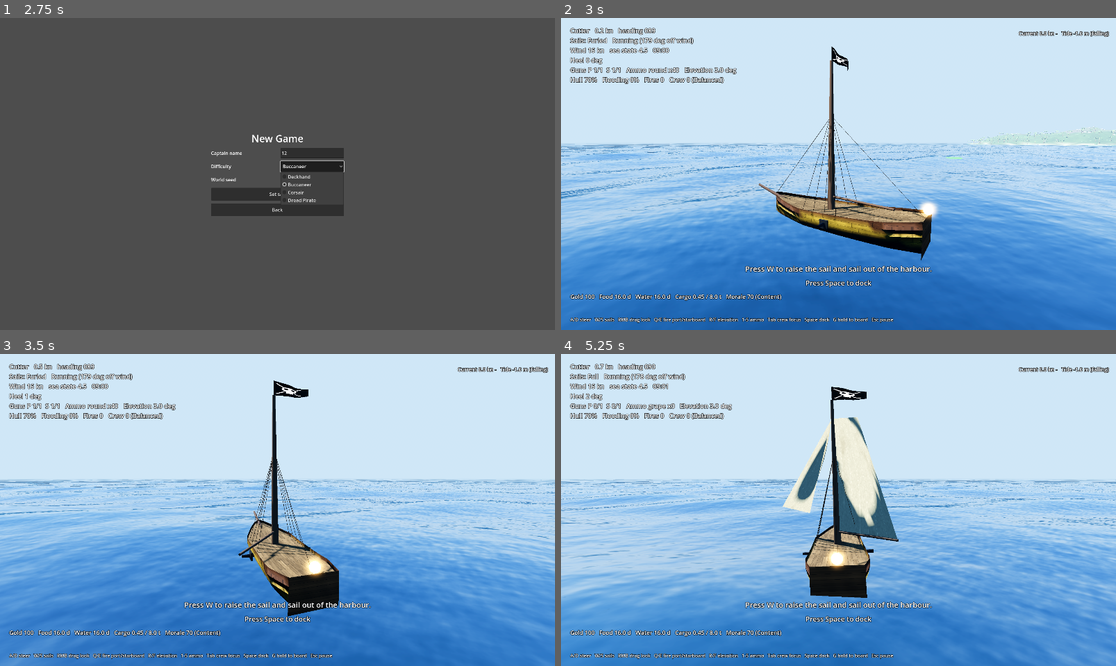
Above: before the commit, frames 1-4 (two rows, left to right).
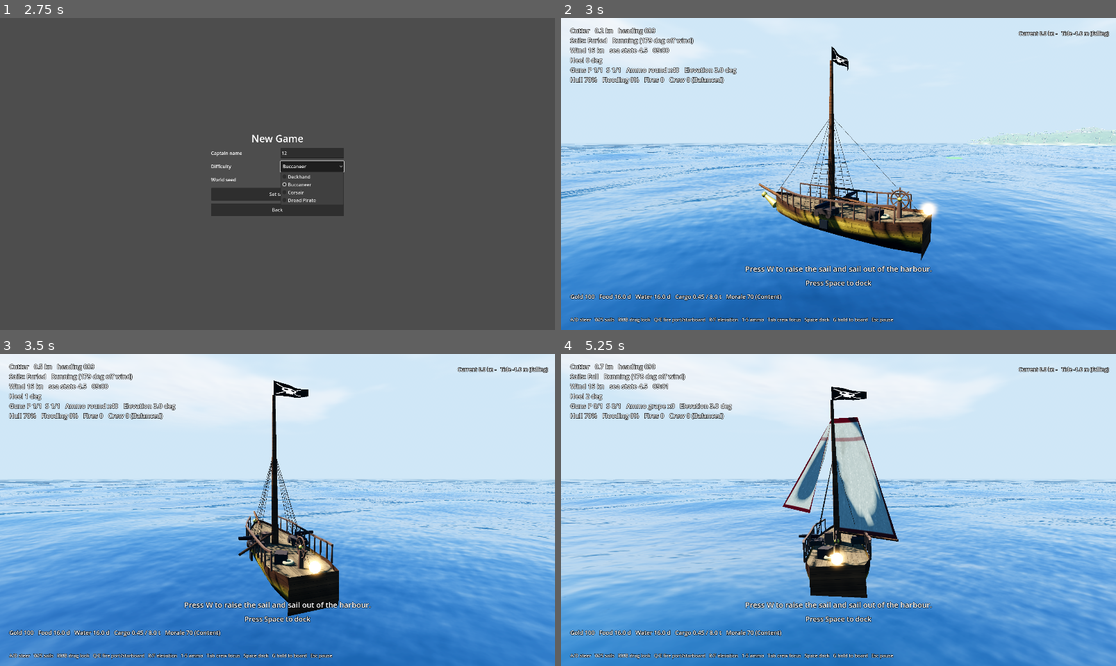
Above: after the commit, the same moments.

Repository: xsevcikr/Pirate_Empire
Game: Godot game, scene res://scenes/main_menu.tscn
The game is run twice, just before and just after one commit, with the same random seed, the same clock (stepped at 60 frames per second) and the same inputs.
Inputs (mouse positions are in pixels of both pictures, inside the frame that each line leads up to):
- Up to frame 1 (2.75 s): click "New Game" at 0.5 s; click (310, 152) at 1.27 s; type "12" at 1.35 s; click "Buccaneer" at 2 s
- Up to frame 2 (3 s): click "Set sail" at 2.75 s
- Up to frame 3 (3.5 s): no input
- Up to frame 4 (5.25 s): tap W (sail_up) at 3.5, 4.25, 5 s; move the mouse to (960, 494) at 3.52 s; hold D (steer_right) 3.53-4.25 s; tap 1 (ammo_1) at 3.6 s; click (960, 494) at 3.67 s; drag from (727, 525) to (810, 572) at 4.27 s; move the mouse to (894, 441) at 5.02 s; hold D (steer_right) from 5.03 s (still down); tap 3 (ammo_3) at 5.1 s

Frame 1 is identical in both runs. In frame 2, 2.9% of the frame differs, in the area x 0-66%, y 0-73%; in frame 3, 5.6%; in frame 4, 8.8%, in the area x 0-76%, y 0-73%.

Commit message:
Art pass: ship detail (rails, gun carriages, ratlines, stern gallery, figurehead), trimmed sails, brighter sea, cloud layer
Co-Authored-By: Claude Sonnet 5.5 <noreply@anthropic.com>
Claude-Session: https://claude.ai/code/session_01QPePgSLxAzefimQUZhyTmj

Diff:
--- a/scenes/world.gd
+++ b/scenes/world.gd
@@ -129,6 +129,9 @@
 	day_night.env = env
 	day_night.sky_material = sky_mat
 	day_night.ocean = ocean
+	var clouds := CloudLayer.new()
+	add_child(clouds)
+	day_night.clouds = clouds
 	add_child(day_night)
 
 	hud = SailingHud.new()
--- /dev/null
+++ b/shaders/clouds.gdshader
@@ -0,0 +1,53 @@
+shader_type spatial;
+render_mode unshaded, cull_disabled, depth_draw_never, blend_mix, fog_disabled;
+// A drifting layer of cumulus on a huge flat quad that follows the camera. Lit by colours the day cycle sets.
+
+uniform vec3 lit_color : source_color = vec3(1.0, 1.0, 1.0);
+uniform vec3 shade_color : source_color = vec3(0.62, 0.7, 0.82);
+uniform float coverage : hint_range(0.0, 1.0) = 0.5;
+uniform float cloud_time = 0.0;
+uniform vec2 wind_dir = vec2(1.0, 0.3);
+uniform float horizon_fade = 9000.0;
+
+varying vec3 v_world;
+
+float hash(vec2 p) {
+	return fract(sin(dot(p, vec2(127.1, 311.7))) * 43758.5453);
+}
+
+float noise(vec2 p) {
+	vec2 i = floor(p);
+	vec2 f = fract(p);
+	f = f * f * (3.0 - 2.0 * f);
+	return mix(mix(hash(i), hash(i + vec2(1.0, 0.0)), f.x), mix(hash(i + vec2(0.0, 1.0)), hash(i + vec2(1.0, 1.0)), f.x), f.y);
+}
+
+float fbm(vec2 p) {
+	float v = 0.0;
+	float a = 0.5;
+	for (int i = 0; i < 5; i++) {
+		v += a * noise(p);
+		p = p * 2.03 + vec2(17.1, 3.7);
+		a *= 0.5;
+	}
+	return v;
+}
+
+void vertex() {
+	v_world = (MODEL_MATRIX * vec4(VERTEX, 1.0)).xyz;
+}
+
+void fragment() {
+	vec2 p = v_world.xz * 0.00045 + wind_dir * cloud_time * 0.002;
+	float d = fbm(p);
+	float c = smoothstep(1.0 - coverage - 0.08, 1.0 - coverage + 0.22, d);
+	// sun-facing edges are bright, cores shaded: sample a little toward the light
+	float d2 = fbm(p + vec2(0.012, -0.008));
+	float shade = clamp((d - d2) * 9.0 + 0.5, 0.0, 1.0);
+	vec3 col = mix(lit_color, shade_color, shade * 0.75 * c);
+	vec3 cam = (INV_VIEW_MATRIX * vec4(0.0, 0.0, 0.0, 1.0)).xyz;
+	float dist = distance(v_world.xz, cam.xz);
+	float fade = 1.0 - smoothstep(horizon_fade * 0.35, horizon_fade, dist);
+	ALBEDO = col;
+	ALPHA = c * fade * 0.92;
+}
--- a/shaders/ocean.gdshader
+++ b/shaders/ocean.gdshader
@@ -8,8 +8,8 @@
 uniform vec4 wave_a[12];
 uniform vec4 wave_b[12];
 uniform float ocean_time = 0.0;
-uniform vec3 shallow_color : source_color = vec3(0.1, 0.62, 0.62);
-uniform vec3 deep_color : source_color = vec3(0.012, 0.075, 0.15);
+uniform vec3 shallow_color : source_color = vec3(0.08, 0.78, 0.74);
+uniform vec3 deep_color : source_color = vec3(0.01, 0.16, 0.30);
 uniform vec3 sky_color : source_color = vec3(0.55, 0.7, 0.9);
 uniform vec3 foam_color : source_color = vec3(0.95, 0.97, 1.0);
 uniform float fade_start = 900.0;
--- a/shaders/sail.gdshader
+++ b/shaders/sail.gdshader
@@ -7,7 +7,9 @@
 uniform float damage : hint_range(0.0, 1.0) = 0.0;
 uniform vec3 bulge_dir = vec3(0.0, 0.0, -1.0);
 uniform float bulge_depth = 2.0;
-uniform vec3 canvas_color : source_color = vec3(0.80, 0.72, 0.55);
+uniform vec3 canvas_color : source_color = vec3(0.80, 0.76, 0.64);
+uniform vec3 trim_color : source_color = vec3(0.42, 0.05, 0.04);
+uniform float trim_width = 0.045;
 uniform vec3 stain_color : source_color = vec3(0.55, 0.45, 0.32);
 uniform float time_offset = 0.0;
 
@@ -56,6 +58,11 @@
 	// Seams between canvas panels
 	float seam = smoothstep(0.02, 0.0, abs(fract(v_uv.x * 7.0) - 0.5) - 0.48);
 	col *= 1.0 - 0.18 * seam;
+	// red bolt-rope border and a reef band, like the sails in the reference pictures
+	float edge_d = min(min(v_uv.x, 1.0 - v_uv.x), min(v_uv.y, 1.0 - v_uv.y));
+	float trim = smoothstep(trim_width, trim_width - 0.012, edge_d);
+	float reef = smoothstep(0.012, 0.0, abs(v_uv.y - 0.82) - 0.01) * 0.35;
+	col = mix(col, trim_color * (0.9 + 0.2 * weave), max(trim, reef));
 	float hole = fbm(v_uv * 9.0 + 7.0);
 	if (hole < damage * 0.55) {
 		discard;
@@ -64,5 +71,5 @@
 	col = mix(vec3(0.1, 0.07, 0.04), col, edge);
 	ALBEDO = col;
 	ROUGHNESS = 0.95;
-	BACKLIGHT = col * 0.9;
+	BACKLIGHT = col * 0.3;
 }
--- /dev/null
+++ b/src/ships/ship_detail.gd
@@ -0,0 +1,283 @@
+class_name ShipDetail
+extends RefCounted
+## The small things that make a deck read as a deck in the reference pictures: raised rails with balusters,
+## cannons on wooden carriages and wheels, a helm, barrels and crates, a gilded stern gallery with windows,
+## lanterns and a carved figurehead. Repeated parts are MultiMeshes so a ship stays a handful of draw calls.
+
+const BALUSTER_GAP_M: float = 0.8
+const RAIL_H_M: float = 0.95
+
+
+static func build(root: Node3D, stats: ShipStats) -> void:
+	var wood := _std(Color(0.34, 0.2, 0.1), 0.85)
+	var dark := _std(Color(0.2, 0.12, 0.06), 0.9)
+	var gold := _std(Color(0.86, 0.66, 0.2), 0.35, 0.8)
+	_rails(root, stats, wood)
+	_gun_carriages(root, stats, dark)
+	_helm(root, stats, wood, gold)
+	_deck_props(root, stats, wood, dark)
+	if stats.length_m > 30.0:
+		_stern_gallery(root, stats, dark, gold)
+	_figurehead(root, stats, gold, wood)
+
+
+static func _std(c: Color, rough: float, metal: float = 0.0) -> StandardMaterial3D:
+	var m := StandardMaterial3D.new()
+	m.albedo_color = c
+	m.roughness = rough
+	m.metallic = metal
+	return m
+
+
+static func _multi(root: Node3D, mesh: Mesh, mat: Material, xforms: Array[Transform3D]) -> void:
+	if xforms.is_empty():
+		return
+	var mm := MultiMesh.new()
+	mm.transform_format = MultiMesh.TRANSFORM_3D
+	mm.mesh = mesh
+	mm.instance_count = xforms.size()
+	for i in xforms.size():
+		mm.set_instance_transform(i, xforms[i])
+	var mi := MultiMeshInstance3D.new()
+	mi.multimesh = mm
+	mi.material_override = mat
+	root.add_child(mi)
+
+
+# ---- rails -------------------------------------------------------------------------------------------------
+
+static func _rails(root: Node3D, stats: ShipStats, wood: Material) -> void:
+	var post := CylinderMesh.new()
+	post.top_radius = 0.045
+	post.bottom_radius = 0.06
+	post.height = RAIL_H_M
+	post.radial_segments = 6
+	var cap := BoxMesh.new()
+	cap.size = Vector3(0.12, 0.1, BALUSTER_GAP_M * 1.02)
+	var posts: Array[Transform3D] = []
+	var caps: Array[Transform3D] = []
+	var count: int = int(stats.length_m * 0.74 / BALUSTER_GAP_M)
+	for i in count + 1:
+		var t: float = 0.14 + 0.74 * float(i) / float(count)
+		var z: float = lerpf(-0.5, 0.5, t) * stats.length_m
+		var t2: float = 0.14 + 0.74 * float(i + 1) / float(count)
+		var w: float = ShipVisuals.half_width(stats, t) * 0.965
+		var y: float = ShipVisuals.top_height(stats, t)
+		var w2: float = ShipVisuals.half_width(stats, t2) * 0.965
+		var y2: float = ShipVisuals.top_height(stats, t2)
+		var z2: float = lerpf(-0.5, 0.5, t2) * stats.length_m
+		for side in [-1.0, 1.0]:
+			posts.append(Transform3D(Basis(), Vector3(side * w, y + RAIL_H_M * 0.5 - 0.05, z)))
+			if i < count:
+				var a := Vector3(side * w, y + RAIL_H_M, z)
+				var b := Vector3(side * w2, y2 + RAIL_H_M, z2)
+				var basis := Basis.looking_at((b - a).normalized(), Vector3.UP)
+				caps.append(Transform3D(basis.scaled(Vector3(1, 1, a.distance_to(b) / BALUSTER_GAP_M)), (a + b) * 0.5))
+	_multi(root, post, wood, posts)
+	_multi(root, cap, wood, caps)
+
+
+# ---- cannons on carriages ----------------------------------------------------------------------------------
+
+static func _gun_carriages(root: Node3D, stats: ShipStats, dark: Material) -> void:
+	var carriage := BoxMesh.new()
+	carriage.size = Vector3(0.95, 0.32, 1.25)
+	var wheel := CylinderMesh.new()
+	wheel.top_radius = 0.19
+	wheel.bottom_radius = 0.19
+	wheel.height = 0.1
+	wheel.radial_segments = 10
+	var barrel := CylinderMesh.new()
+	barrel.top_radius = 0.1
+	barrel.bottom_radius = 0.17
+	barrel.height = 1.35
+	barrel.radial_segments = 10
+	var iron := _std(Color(0.06, 0.06, 0.07), 0.45, 0.7)
+	var cars: Array[Transform3D] = []
+	var wheels: Array[Transform3D] = []
+	var barrels: Array[Transform3D] = []
+	var n: int = stats.guns_per_side
+	for side in 2:
+		var sgn: float = 1.0 if side == 1 else -1.0
+		for g in n:
+			var z: float = lerpf(-0.3, 0.3, 0.5 if n == 1 else g / float(n - 1)) * stats.length_m
+			var t: float = z / stats.length_m + 0.5
+			var x: float = ShipVisuals.half_width(stats, t) * 0.8 * sgn
+			var deck_y: float = ShipVisuals.top_height(stats, t) * 0.88
+			cars.append(Transform3D(Basis(), Vector3(x, deck_y + 0.36, z)))
+			for wz in [-0.45, 0.45]:
+				for wx in [-0.5, 0.5]:
+					wheels.append(Transform3D(Basis(Vector3(0, 0, 1), PI / 2.0), Vector3(x + wx, deck_y + 0.19, z + wz)))
+			barrels.append(Transform3D(Basis(Vector3(0, 0, 1), -sgn * PI / 2.0 + 0.04 * sgn), Vector3(x + sgn * 0.5, deck_y + 0.78, z)))
+	_multi(root, carriage, dark, cars)
+	_multi(root, wheel, dark, wheels)
+	_multi(root, barrel, iron, barrels)
+
+
+# ---- helm, props -------------------------------------------------------------------------------------------
+
+static func _helm(root: Node3D, stats: ShipStats, wood: Material, gold: Material) -> void:
+	var t: float = 0.86
+	var z: float = lerpf(-0.5, 0.5, t) * stats.length_m
+	var base_y: float = ShipVisuals.top_height(stats, t) * 0.88
+	var helm := Node3D.new()
+	helm.position = Vector3(0, base_y, z)
+	root.add_child(helm)
+	var post := MeshInstance3D.new()
+	var pm := CylinderMesh.new()
+	pm.top_radius = 0.12
+	pm.bottom_radius = 0.16
+	pm.height = 1.0
+	post.mesh = pm
+	post.material_override = wood
+	post.position = Vector3(0, 0.5, 0)
+	helm.add_child(post)
+	var ring := MeshInstance3D.new()
+	var tm := TorusMesh.new()
+	tm.inner_radius = 0.5
+	tm.outer_radius = 0.6
+	tm.rings = 18
+	tm.ring_segments = 6
+	ring.mesh = tm
+	ring.material_override = wood
+	ring.rotation_degrees = Vector3(0, 0, 90)
+	ring.position = Vector3(0, 1.15, 0)
+	helm.add_child(ring)
+	var spoke := BoxMesh.new()
+	spoke.size = Vector3(0.06, 0.06, 1.5)
+	for k in 4:
+		var sp := MeshInstance3D.new()
+		sp.mesh = spoke
+		sp.material_override = wood
+		sp.rotation = Vector3(TAU * float(k) / 8.0, 0, 0)
+		sp.position = Vector3(0, 1.15, 0)
+		helm.add_child(sp)
+	var hub := MeshInstance3D.new()
+	var hm := SphereMesh.new()
+	hm.radius = 0.14
+	hm.height = 0.28
+	hub.mesh = hm
+	hub.material_override = gold
+	hub.position = Vector3(0, 1.15, 0)
+	helm.add_child(hub)
+
+
+static func _deck_props(root: Node3D, stats: ShipStats, wood: Material, dark: Material) -> void:
+	var rng := RandomNumberGenerator.new()
+	rng.seed = int(stats.length_m * 100.0)
+	var barrel := CylinderMesh.new()
+	barrel.top_radius = 0.34
+	barrel.bottom_radius = 0.34
+	barrel.height = 0.8
+	barrel.radial_segments = 10
+	var crate := BoxMesh.new()
+	crate.size = Vector3(0.7, 0.6, 0.7)
+	var coil := TorusMesh.new()
+	coil.inner_radius = 0.12
+	coil.outer_radius = 0.34
+	coil.rings = 14
+	coil.ring_segments = 6
+	var rope := _std(Color(0.62, 0.5, 0.3), 0.95)
+	var barrels: Array[Transform3D] = []
+	var crates: Array[Transform3D] = []
+	var coils: Array[Transform3D] = []
+	var n: int = clampi(int(stats.length_m / 6.0), 3, 10)
+	for i in n:
+		var t: float = rng.randf_range(0.2, 0.8)
+		var z: float = lerpf(-0.5, 0.5, t) * stats.length_m
+		var deck_y: float = ShipVisuals.top_height(stats, t) * 0.88
+		var half: float = ShipVisuals.half_width(stats, t) * 0.4
+		var x: float = rng.randf_range(-half, half)
+		match i % 3:
+			0:
+				barrels.append(Transform3D(Basis(), Vector3(x, deck_y + 0.4, z)))
+			1:
+				crates.append(Transform3D(Basis(Vector3.UP, rng.randf() * 3.0), Vector3(x, deck_y + 0.3, z)))
+			2:
+				coils.append(Transform3D(Basis(), Vector3(x, deck_y + 0.12, z)))
+	_multi(root, barrel, wood, barrels)
+	_multi(root, crate, dark, crates)
+	_multi(root, coil, rope, coils)
+
+
+# ---- stern gallery and figurehead -------------------------------------------------------------------------
+
+static func _stern_gallery(root: Node3D, stats: ShipStats, dark: Material, gold: Material) -> void:
+	var F: float = stats.freeboard_m
+	var z: float = stats.length_m * 0.5 + 0.06
+	var glass := StandardMaterial3D.new()
+	glass.albedo_color = Color(1.0, 0.82, 0.45)
+	glass.emission_enabled = true
+	glass.emission = Color(1.0, 0.7, 0.3)
+	glass.emission_energy_multiplier = 1.4
+	var win := BoxMesh.new()
+	win.size = Vector3(0.7, 0.9, 0.1)
+	var frame := BoxMesh.new()
+	frame.size = Vector3(0.9, 1.1, 0.08)
+	var panes: Array[Transform3D] = []
+	var frames: Array[Transform3D] = []
+	var cols: int = clampi(int(stats.beam_m * 0.7 / 1.3), 3, 8)
+	for r in 2:
+		for c in cols:
+			var x: float = (c - (cols - 1) * 0.5) * 1.3
+			var y: float = F * 1.05 + float(r) * 1.4
+			panes.append(Transform3D(Basis(), Vector3(x, y, z + 0.03)))
+			frames.append(Transform3D(Basis(), Vector3(x, y, z)))
+	_multi(root, frame, gold, frames)
+	_multi(root, win, glass, panes)
+	var band := MeshInstance3D.new()
+	var bm := BoxMesh.new()
+	bm.size = Vector3(stats.beam_m * 0.9, 0.22, 0.14)
+	band.mesh = bm
+	band.material_override = gold
+	band.position = Vector3(0, F * 1.05 + 2.55, z)
+	root.add_child(band)
+	var lamp_mat := StandardMaterial3D.new()
+	lamp_mat.albedo_color = Color(1.0, 0.75, 0.3)
+	lamp_mat.emission_enabled = true
+	lamp_mat.emission = Color(1.0, 0.65, 0.2)
+	lamp_mat.emission_energy_multiplier = 3.0
+	for sx in [-1.0, 1.0]:
+		var lamp := MeshInstance3D.new()
+		var lm := SphereMesh.new()
+		lm.radius = 0.24
+		lm.height = 0.5
+		lamp.mesh = lm
+		lamp.material_override = lamp_mat
+		lamp.position = Vector3(sx * stats.beam_m * 0.42, F * 1.05 + 2.9, z + 0.2)
+		root.add_child(lamp)
+
+
+static func _figurehead(root: Node3D, stats: ShipStats, gold: Material, wood: Material) -> void:
+	var F: float = stats.freeboard_m
+	var z: float = -stats.length_m * 0.5 - 0.2
+	var fig := Node3D.new()
+	fig.position = Vector3(0, F * 0.95, z)
+	root.add_child(fig)
+	var body := MeshInstance3D.new()
+	var cm := CylinderMesh.new()
+	cm.top_radius = 0.12
+	cm.bottom_radius = 0.34
+	cm.height = 1.5
+	body.mesh = cm
+	body.material_override = gold
+	body.rotation_degrees = Vector3(-62, 0, 0)
+	body.position = Vector3(0, -0.2, -0.5)
+	fig.add_child(body)
+	var head := MeshInstance3D.new()
+	var sm := SphereMesh.new()
+	sm.radius = 0.24
+	sm.height = 0.48
+	head.mesh = sm
+	head.material_override = gold
+	head.position = Vector3(0, 0.15, -1.15)
+	fig.add_child(head)
+	var scroll := MeshInstance3D.new()
+	var tm := TorusMesh.new()
+	tm.inner_radius = 0.18
+	tm.outer_radius = 0.3
+	scroll.mesh = tm
+	scroll.material_override = gold
+	scroll.rotation_degrees = Vector3(0, 90, 0)
+	scroll.position = Vector3(0, -0.45, -0.1)
+	fig.add_child(scroll)
--- a/src/ships/ship_visuals.gd
+++ b/src/ships/ship_visuals.gd
@@ -47,6 +47,7 @@
 	ship.add_child(root)
 	_build_hull()
 	_build_details()
+	ShipDetail.build(root, stats)
 	_build_rig()
 	_build_wake()
 
@@ -125,6 +126,17 @@
 	root.add_child(mi)
 
 
+## Plank-textured wood for castles, masts and spars.
+func plank_material(tint: Color, width: float) -> ShaderMaterial:
+	var m := ShaderMaterial.new()
+	m.shader = load("res://shaders/wood.gdshader")
+	m.set_shader_parameter("tint", Vector3(tint.r, tint.g, tint.b))
+	m.set_shader_parameter("plank_width", width)
+	m.set_shader_parameter("plank_len", 2.2)
+	m.set_shader_parameter("wear", 0.5)
+	return m
+
+
 func _hull_color(y: float, F: float) -> Color:
 	if y < -0.05:
 		return Color(0.30, 0.10, 0.06)  # copper-red below the waterline
@@ -144,8 +156,9 @@
 		var n: Vector3 = (b - a).cross(c - a)
 		var centroid: Vector3 = (a + b + c) / 3.0
 		var out: Vector3 = Vector3(centroid.x, centroid.y - ymid, 0.0)
-		if centroid.y > stats.freeboard_m * 0.6 and absf(centroid.x) < stats.beam_m * 0.45:
-			out = Vector3.UP
+		var tt: float = clampf(centroid.z / stats.length_m + 0.5, 0.0, 1.0)
+		if absf(centroid.y - top_height(stats, tt) * 0.88) < 0.06 and absf(centroid.x) < half_width(stats, tt) * 0.95:
+			out = Vector3.UP  # the deck faces up; hull flanks near the bow keep facing outward
 		if absf(centroid.z) > stats.length_m * 0.499:
 			out = Vector3(0, 0, signf(centroid.z))
 		if n.dot(out) < 0.0:
@@ -182,20 +195,8 @@
 			port.material_override = port_mat
 			port.position = Vector3(x * 0.995, F - 0.65, z)
 			root.add_child(port)
-			var barrel := MeshInstance3D.new()
-			var cm := CylinderMesh.new()
-			cm.top_radius = 0.09
-			cm.bottom_radius = 0.13
-			cm.height = 0.8
-			barrel.mesh = cm
-			barrel.material_override = gun_mat
-			barrel.rotation_degrees = Vector3(0, 0, 90)
-			barrel.position = Vector3(x + (0.2 if side == 1 else -0.2), F - 0.65, z)
-			root.add_child(barrel)
 	# Castles
-	var wood := StandardMaterial3D.new()
-	wood.albedo_color = Color(0.30, 0.18, 0.09)
-	wood.roughness = 0.85
+	var wood: Material = plank_material(Color(1.0, 0.82, 0.62), 0.22)
 	var big: bool = stats.length_m > 30.0
 	if big:
 		var stern := MeshInstance3D.new()
@@ -275,9 +276,7 @@
 	var L: float = stats.length_m
 	var B: float = stats.beam_m
 	var F: float = stats.freeboard_m
-	var wood := StandardMaterial3D.new()
-	wood.albedo_color = Color(0.32, 0.20, 0.10)
-	wood.roughness = 0.85
+	var wood: Material = plank_material(Color(0.85, 0.7, 0.55), 0.8)
 	var n: int = stats.mast_count
 	for m in n:
 		var group := Node3D.new()
@@ -416,6 +415,17 @@
 				var off: float = (k - 1.5) * 0.9
 				st.add_vertex(Vector3(side * stats.beam_m * 0.42, F * 0.9, base.z + off))
 				st.add_vertex(top + Vector3(0, 0, off * 0.05))
+		# ratlines: rope rungs between neighbouring shrouds, climbing the lower 60% of the mast
+		for side2 in [-1.0, 1.0]:
+			for r in range(1, 12):
+				var f: float = float(r) / 12.0 * 0.6
+				for k2 in 3:
+					var o1: float = (k2 - 1.5) * 0.9
+					var o2: float = (k2 + 1 - 1.5) * 0.9
+					var p1: Vector3 = Vector3(side2 * stats.beam_m * 0.42, F * 0.9, base.z + o1).lerp(top + Vector3(0, 0, o1 * 0.05), f)
+					var p2: Vector3 = Vector3(side2 * stats.beam_m * 0.42, F * 0.9, base.z + o2).lerp(top + Vector3(0, 0, o2 * 0.05), f)
+					st.add_vertex(p1)
+					st.add_vertex(p2)
 		st.add_vertex(top)
 		st.add_vertex(Vector3(0, F * 1.2, -stats.length_m * 0.5))
 		st.add_vertex(top)
--- /dev/null
+++ b/src/world/sky/cloud_layer.gd
@@ -0,0 +1,34 @@
+class_name CloudLayer
+extends MeshInstance3D
+## Cumulus on a big flat quad that follows the camera so the sky is never empty. DayNight tints it.
+
+const HEIGHT_M: float = 1400.0
+const SIZE_M: float = 24000.0
+
+var _mat: ShaderMaterial
+var _t: float = 0.0
+
+
+func _init() -> void:
+	var q := PlaneMesh.new()
+	q.size = Vector2(SIZE_M, SIZE_M)
+	mesh = q
+	_mat = ShaderMaterial.new()
+	_mat.shader = load("res://shaders/clouds.gdshader")
+	material_override = _mat
+	cast_shadow = GeometryInstance3D.SHADOW_CASTING_SETTING_OFF
+	extra_cull_margin = 20000.0
+
+
+func tint(lit: Color, shade: Color, coverage: float) -> void:
+	_mat.set_shader_parameter("lit_color", lit)
+	_mat.set_shader_parameter("shade_color", shade)
+	_mat.set_shader_parameter("coverage", coverage)
+
+
+func _process(delta: float) -> void:
+	_t += delta
+	_mat.set_shader_parameter("cloud_time", _t)
+	var cam: Camera3D = get_viewport().get_camera_3d() if is_inside_tree() else null
+	if cam != null:
+		global_position = Vector3(cam.global_position.x, HEIGHT_M, cam.global_position.z)
--- a/src/world/sky/day_night.gd
+++ b/src/world/sky/day_night.gd
@@ -6,6 +6,7 @@
 var env: Environment
 var sky_material: ProceduralSkyMaterial
 var ocean: Ocean
+var clouds: CloudLayer
 
 const DAWN: Color = Color(1.0, 0.62, 0.38)
 const NOON: Color = Color(1.0, 0.96, 0.9)
@@ -52,3 +53,7 @@
 		env.ambient_light_energy = lerpf(0.25, 1.25, day_amount)
 	if ocean:
 		ocean.set_sky_color(horizon.lerp(top, 0.7))
+	if clouds:
+		var lit: Color = Color(1.0, 1.0, 1.0).lerp(Color(1.0, 0.62, 0.4), low * day_amount).lerp(Color(0.08, 0.1, 0.18), 1.0 - day_amount)
+		var shade: Color = Color(0.58, 0.68, 0.82).lerp(Color(0.55, 0.38, 0.4), low * day_amount).lerp(Color(0.03, 0.04, 0.09), 1.0 - day_amount)
+		clouds.tint(lit, shade, 0.5)
--- /dev/null
+++ b/tools/shot_art.gd
@@ -0,0 +1,69 @@
+extends SceneTree
+## xvfb-run godot --path . --rendering-method gl_compatibility -s res://tools/shot_art.gd -- out_prefix [class] [hour]
+## Art pass check: a ship under full sail seen from three camera positions (quarter view, deck level, stern).
+
+var _prefix: String = "user://art"
+var _cls: String = "galleon"
+var _hour: float = 11.0
+var _frames: int = 0
+var _w: Node
+var _ship: Ship
+var _cam: Camera3D
+var _views: Array[Dictionary] = []
+
+
+func _initialize() -> void:
+	var a: PackedStringArray = OS.get_cmdline_user_args()
+	if a.size() > 0:
+		_prefix = a[0]
+	if a.size() > 1:
+		_cls = a[1]
+	if a.size() > 2:
+		_hour = float(a[2])
+	Session.begin_new("Rob", 1, 7)
+	root.size = Vector2i(1280, 720)
+	_w = load("res://scenes/world.tscn").instantiate()
+	root.add_child(_w)
+	current_scene = _w
+
+
+func _process(_d: float) -> bool:
+	_frames += 1
+	if _frames == 3:
+		var st: ShipStats = load("res://data/ships/%s.tres" % _cls)
+		_ship = Ship.new()
+		_ship.stats = st
+		_ship.ocean = _w.ocean.model
+		_ship.wind = _w.wind
+		_ship.position = Vector3(900.0, 0.5, 2600.0)
+		_ship.rotation_degrees.y = 0.0
+		_ship.sail_level = 3
+		_ship.faction = "navy"
+		_w.add_child(_ship)
+		_w.day_night.apply_hour(_hour)
+		_cam = Camera3D.new()
+		_cam.fov = 58.0
+		_w.add_child(_cam)
+		_cam.make_current()
+		var L: float = st.length_m
+		_views = [
+			{"pos": Vector3(L * 0.6, L * 0.1, -L * 0.75), "look": Vector3(0, L * 0.18, -L * 0.05)},
+			{"pos": Vector3(1.4, st.freeboard_m + 3.6, L * 0.2), "look": Vector3(0, st.freeboard_m + 1.0, -L * 0.3)},
+			{"pos": Vector3(-L * 0.35, L * 0.22, L * 0.9), "look": Vector3(0, L * 0.18, L * 0.1)},
+		]
+	if _frames >= 3 and _frames % 40 == 0 and _frames / 40 <= 3 and _frames > 40:
+		var i: int = _frames / 40 - 2
+		if i >= 0 and i < 3:
+			pass
+	for i in 3:
+		var at: int = 100 + i * 60
+		if _frames == at - 5:
+			var v: Dictionary = _views[i]
+			_cam.global_position = _ship.global_position + v["pos"]
+			_cam.look_at(_ship.global_position + v["look"], Vector3.UP)
+		if _frames == at:
+			root.get_texture().get_image().save_png("%s_%d.png" % [_prefix, i])
+			print("saved ", i)
+	if _frames == 300:
+		quit()
+	return false
Not shown, added: shaders/clouds.gdshader.uid
Not shown, added: src/ships/ship_detail.gd.uid
Not shown, added: src/world/sky/cloud_layer.gd.uid
Not shown, added: tools/shot_art.gd.uid
